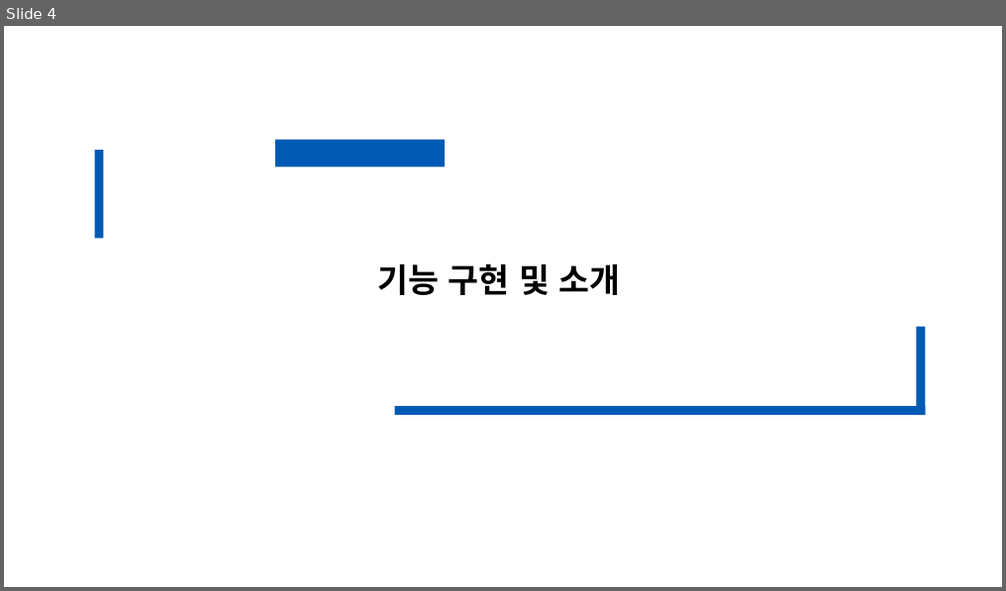
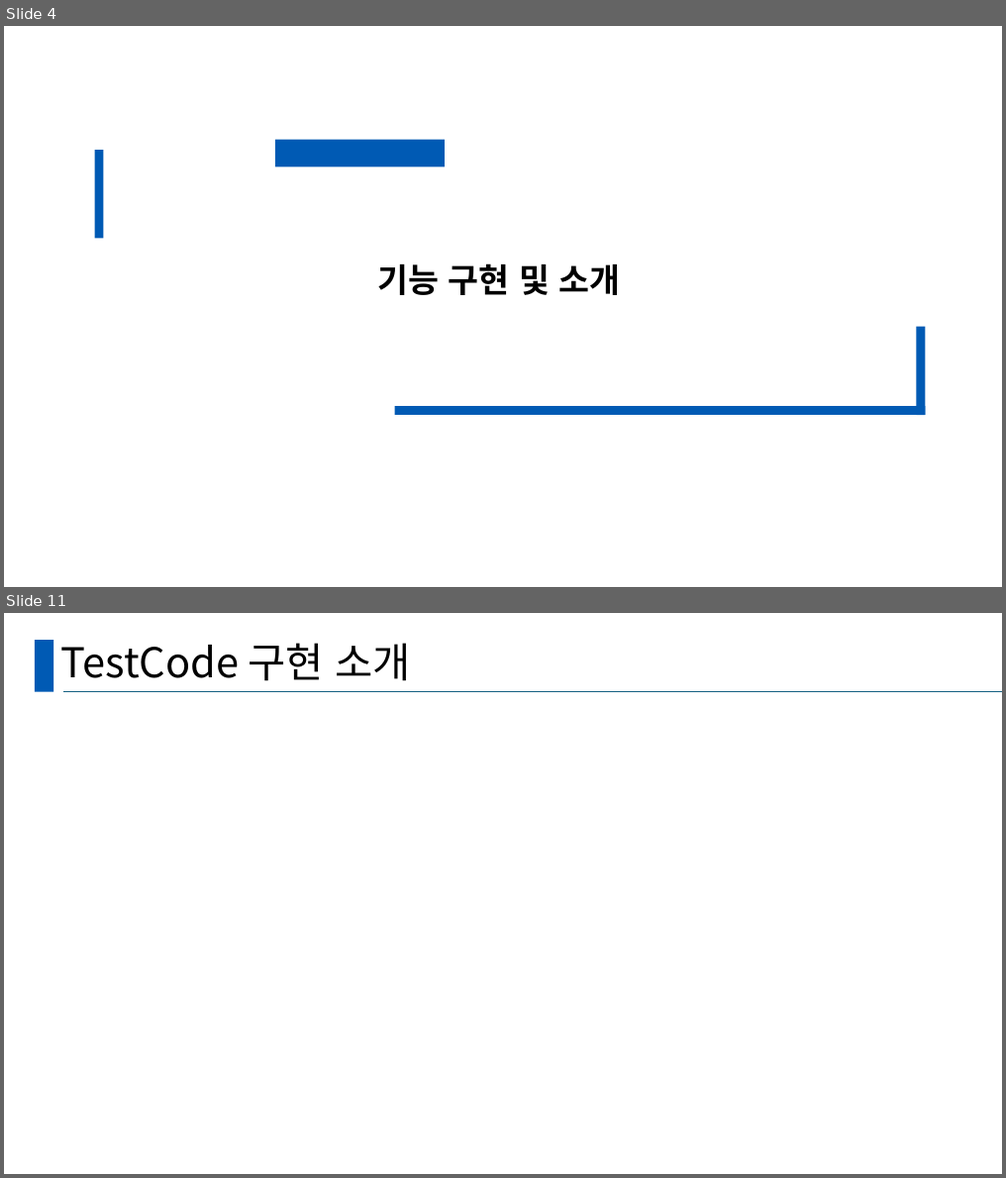
Before and after one commit to seungjun611/CRA_TeamProject_SSD, a slide deck: TeamProjectPPT.pptx. Shown one above the other, each under a label of ours: slide 4 before the commit, slides 4 and 11 after it; the slides between them are not shown. The pictures are 1006x591 and 1006x1178 pixels, drawn with LibreOffice and Linux fonts; fonts in the diff are those of the drawing. Boxes give left, top, right and bottom in pixels: in the first picture for what was removed or moved away, otherwise in the second. Text is boxed around its words. In the diff, an @@ line names an element or a change of style, - is before the commit and + after.

```diff
--- a/TeamProjectPPT.pptx
+++ b/TeamProjectPPT.pptx
@@ slide 11 added at [4,613,1002,1174], background #FFFFFF @@
@@ rectangle added at [35,640,54,691], fill #005AB4 @@
@@ title added at [61,643,412,681], 39.6 pt, text #000000 @@
+TestCode 구현 소개
@@ line added from (63, 691) to (1002, 691), #156082 1.5 pt @@
```
Also in this commit, not shown: 13 other slides added, 3 slides removed.
